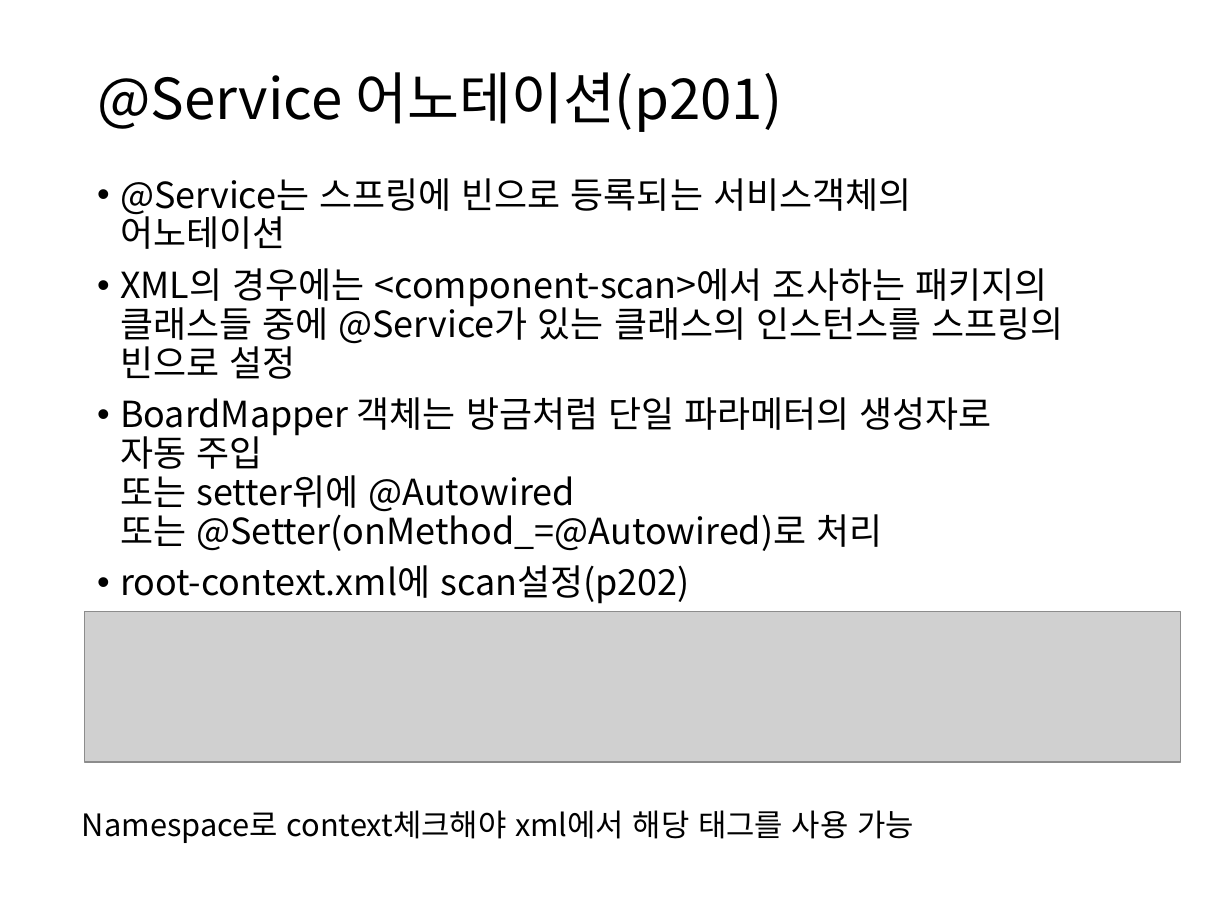
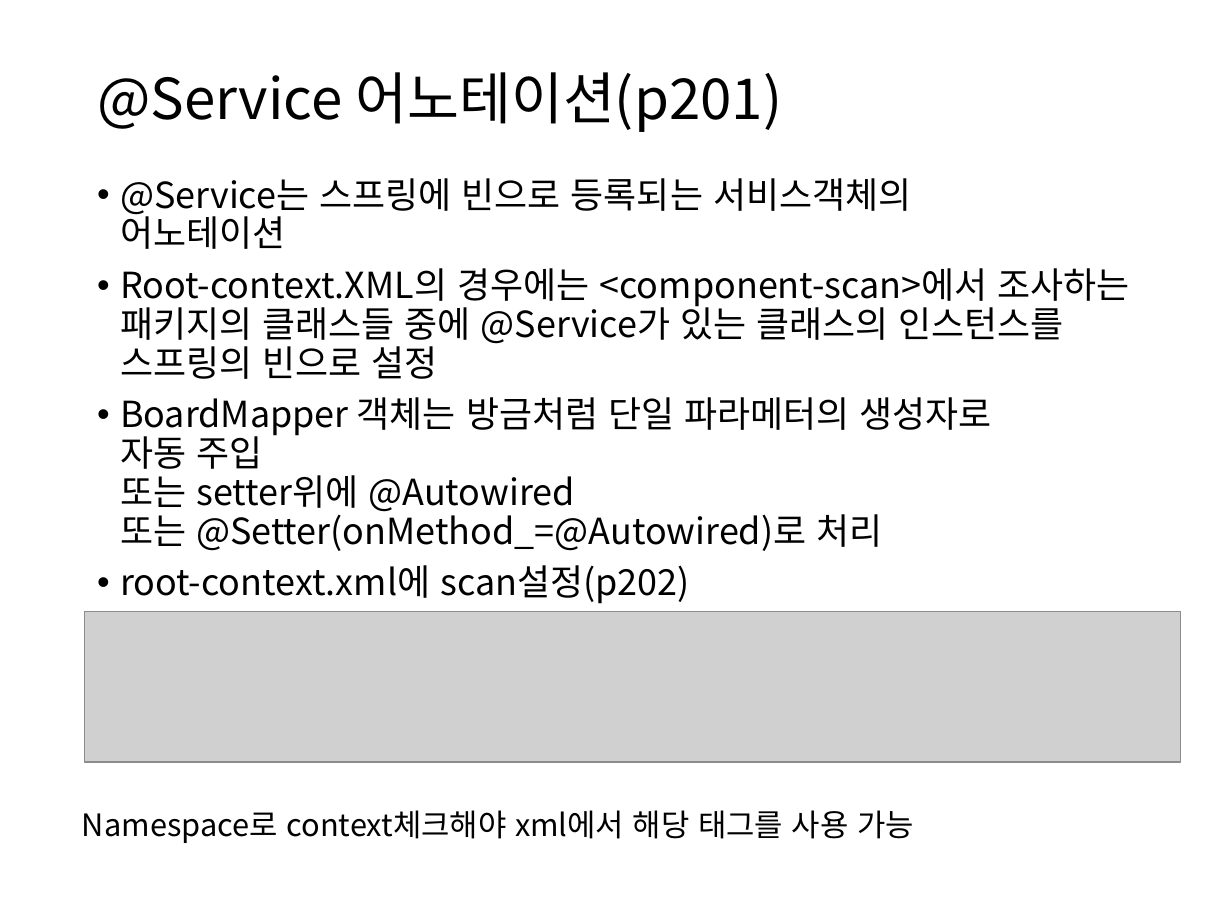
Before and after one commit to itrecipe/Web_Study_ez, a slide deck: slide 35 of spring - 학습자료/PART3.pptx. Drawn at 1232x924 pixels with LibreOffice and Linux fonts; fonts in the diff are those of the drawing; grey boxes stand for pictures. Boxes give left, top, right and bottom in pixels: in the first picture for what was removed or moved away, otherwise in the second. Text is boxed around its words. In the diff, an @@ line names an element or a change of style, - is before the commit and + after.

```diff
--- a/spring - 학습자료/PART3.pptx
+++ b/spring - 학습자료/PART3.pptx
@@ text at bbox=[120, 268, 1130, 379]: text changed @@
-• XML의 경우에는 <component-scan>에서 조사하는 패키지의 클래스들 중에 @Service가 있는 클래스의 인스턴스를 스프링의 빈으로 설정
+• Root-context.XML의 경우에는 <component-scan>에서 조사하는 패키지의 클래스들 중에 @Service가 있는 클래스의 인스턴스를 스프링의 빈으로 설정
```
Also in this commit, not shown: 6 other slides changed, 2 slides added.
